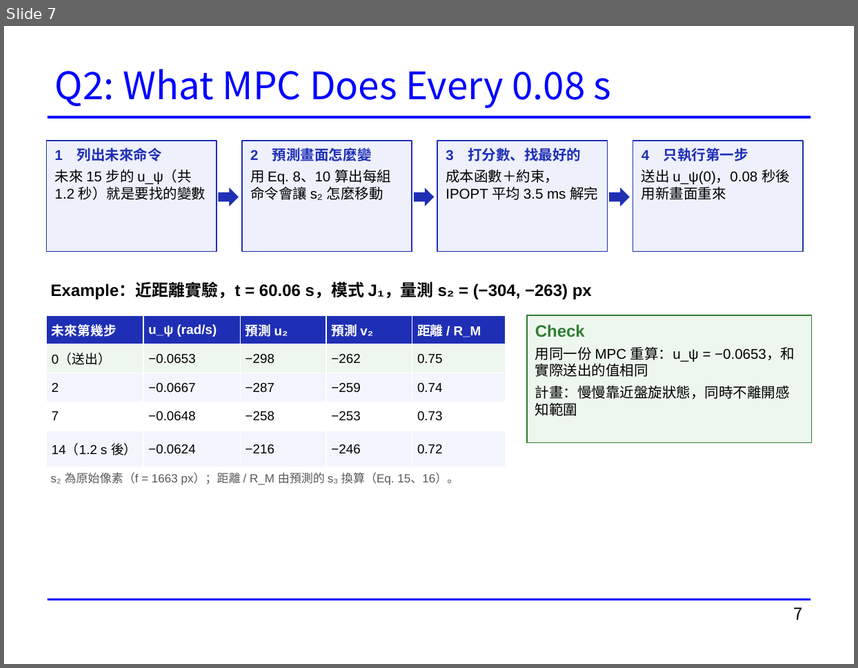
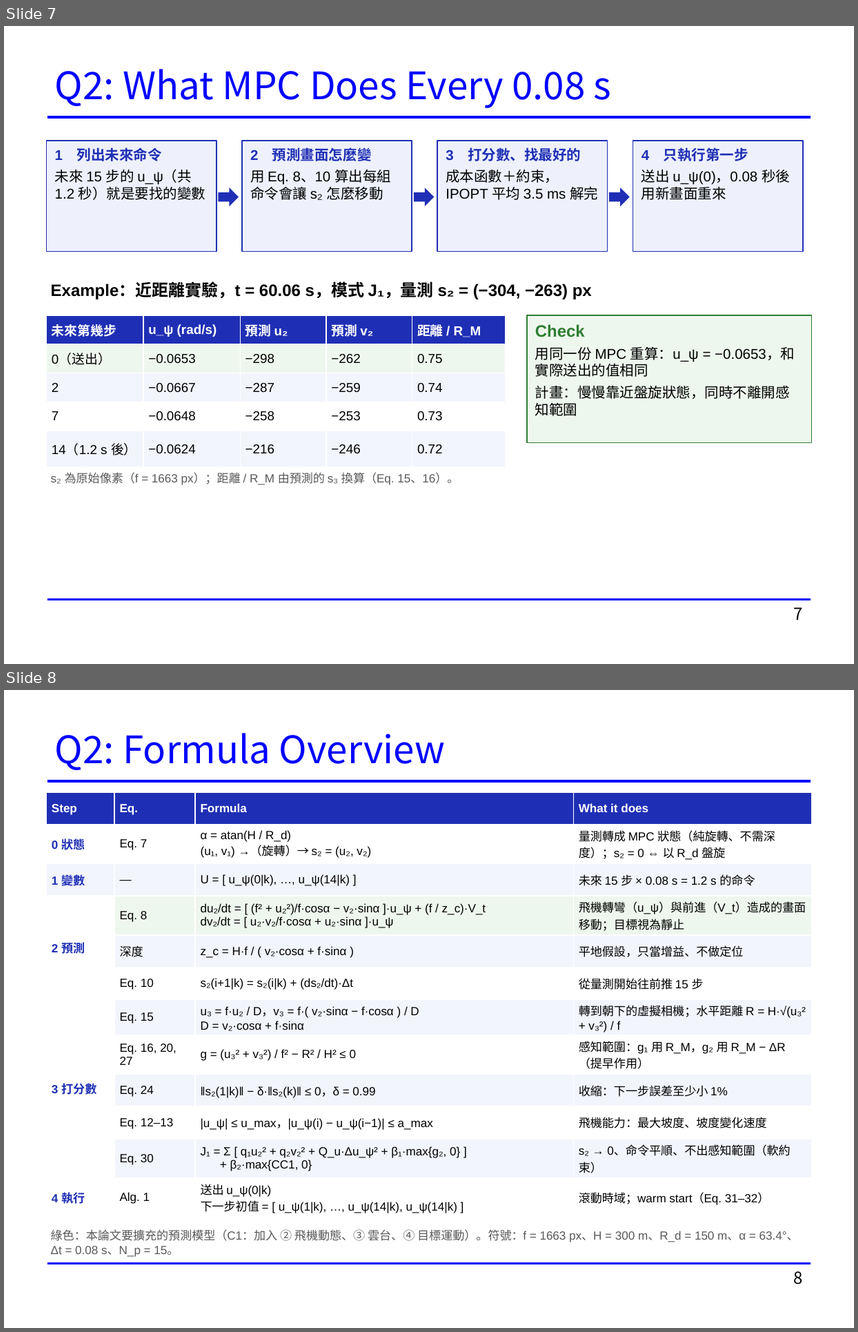
Before and after one commit to rossi1122/hsiang_thesis_simulation, a slide deck: docs/presentations/20261118_Phase2_進度報告.pptx. Shown one above the other, each under a label of ours: slide 7 before the commit, slides 7 and 8 after it. The pictures are 858x668 and 858x1332 pixels, drawn with LibreOffice and Linux fonts; fonts in the diff are those of the drawing. Boxes give left, top, right and bottom in pixels: in the first picture for what was removed or moved away, otherwise in the second. Text is boxed around its words. In the diff, an @@ line names an element or a change of style, - is before the commit and + after.

```diff
--- a/docs/presentations/20261118_Phase2_進度報告.pptx
+++ b/docs/presentations/20261118_Phase2_進度報告.pptx
@@ slide 8 added at box(4, 690, 854, 1328), background #FFFFFF; not listed: 2 template elements that a slide beside it also shows @@
@@ title added at box(55, 733, 445, 770), 32 pt, text #0000FF @@
+Q2: Formula Overview
@@ table added at box(47, 792, 811, 1216), 12 rows, 4 columns @@
+Step | Eq. | Formula | What it does
+0 狀態 | Eq. 7 | α = atan(H / R_d) / (u₁, v₁) →（旋轉）→ s₂ = (u₂, v₂) | 量測轉成 MPC 狀態（純旋轉、不需深度）；s₂ = 0 ⇔ 以 R_d 盤旋
+1 變數 | — | U = [ u_ψ(0|k), …, u_ψ(14|k) ] | 未來 15 步 × 0.08 s = 1.2 s 的命令
+2 預測 | Eq. 8 | du₂/dt = [ (f² + u₂²)/f·cosα − v₂·sinα ]·u_ψ + (f / z_c)·V_t / dv₂/dt = [ u₂·v₂/f·cosα + u₂·sinα ]·u_ψ | 飛機轉彎（u_ψ）與前進（V_t）造成的畫面移動；目標視為靜止
+ | 深度 | z_c = H·f / ( v₂·cosα + f·sinα ) | 平地假設，只當增益、不做定位
+ | Eq. 10 | s₂(i+1|k) = s₂(i|k) + (ds₂/dt)·Δt | 從量測開始往前推 15 步
+3 打分數 | Eq. 15 | u₃ = f·u₂ / D，v₃ = f·( v₂·sinα − f·cosα ) / D / D = v₂·cosα + f·sinα | 轉到朝下的虛擬相機；水平距離 R = H·√(u₃² + v₃²) / f
+ | Eq. 16, 20, 27 | g = (u₃² + v₃²) / f² − R² / H² ≤ 0 | 感知範圍：g₁ 用 R_M，g₂ 用 R_M − ΔR（提早作用）
+ | Eq. 24 | ‖s₂(1|k)‖ − δ·‖s₂(k)‖ ≤ 0，δ = 0.99 | 收縮：下一步誤差至少小 1%
+ | Eq. 12–13 | |u_ψ| ≤ u_max，|u_ψ(i) − u_ψ(i−1)| ≤ a_max | 飛機能力：最大坡度、坡度變化速度
+ | Eq. 30 | J₁ = Σ [ q₁u₂² + q₂v₂² + Q_u·Δu_ψ² + β₁·max{g₂, 0} ] / + β₂·max{CC1, 0} | s₂ → 0、命令平順、不出感知範圍（軟約束）
+4 執行 | Alg. 1 | 送出 u_ψ(0|k) / 下一步初值 = [ u_ψ(1|k), …, u_ψ(14|k), u_ψ(14|k) ] | 滾動時域；warm start（Eq. 31–32）
@@ text added at box(51, 1229, 799, 1256), 10 pt, text #595959 @@
+綠色：本論文要擴充的預測模型（C1：加入 ② 飛機動態、③ 雲台、④ 目標運動）。符號：f = 1663 px、H = 300 m、R_d = 150 m、α = 63.4°、Δt = 0.08 s、N_p = 15。
@@ page number added at box(794, 1271, 803, 1284), 14 pt, text #000000 @@
+8
```
Also in this commit, not shown: 4 slides changed, 1 other file.
